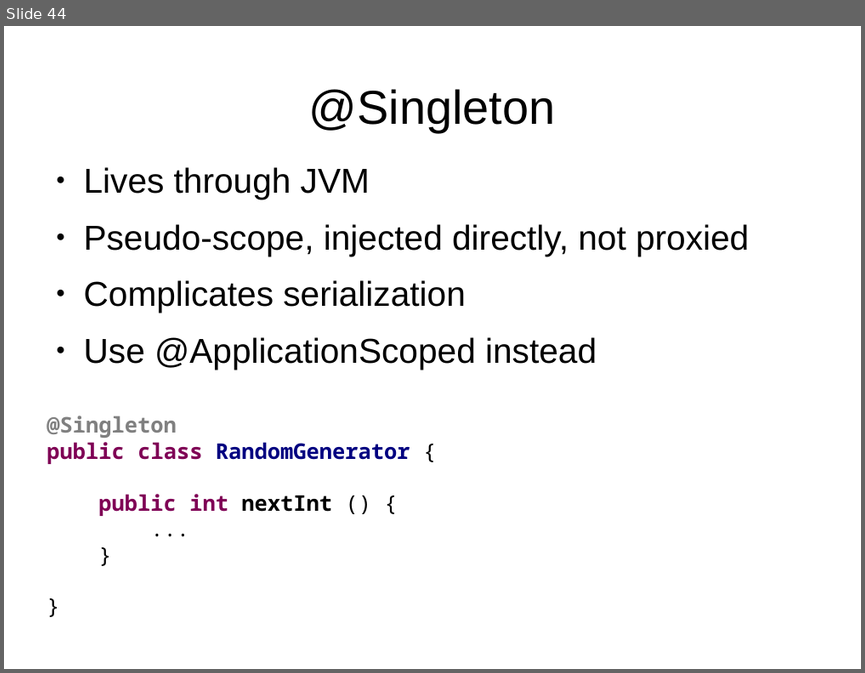
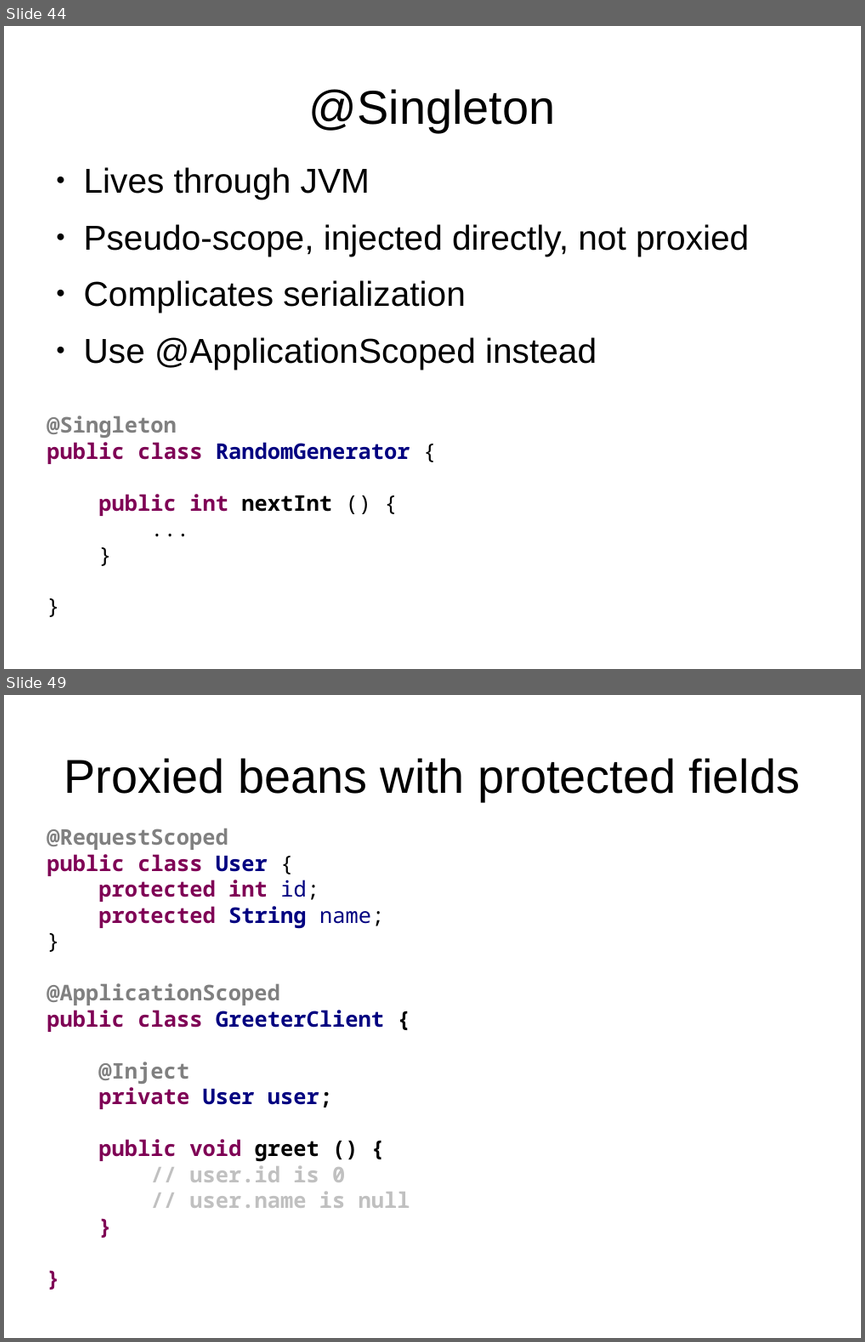
Before and after one commit to FrigoCoder/CDI, a slide deck: CDI.odp. Shown one above the other, each under a label of ours: slide 44 before the commit, slides 44 and 49 after it; the slides between them are not shown. The pictures are 865x673 and 865x1342 pixels, drawn with LibreOffice and Linux fonts; fonts in the diff are those of the drawing. Boxes give left, top, right and bottom in pixels: in the first picture for what was removed or moved away, otherwise in the second. Text is boxed around its words. In the diff, an @@ line names an element or a change of style, - is before the commit and + after.

```diff
--- a/CDI.odp
+++ b/CDI.odp
@@ slide 49 added at [4, 695, 861, 1338], background #FFFFFF @@
@@ title added at [64, 758, 800, 801], 44 pt, text #000000 @@
+Proxied beans with protected fields
@@ text added at [46, 828, 410, 1208], 20 pt, text #7F0055, bold @@
+@RequestScoped
+public class User {
+protected int id;
+protected String name;
+}
+@ApplicationScoped
+public class GreeterClient {
+@Inject
+private User user;
+public void greet () {
+// user.id is 0
+// user.name is null
+}
+}
```
Also in this commit, not shown: 1 slide changed, 2 other slides added, 4 other files.
